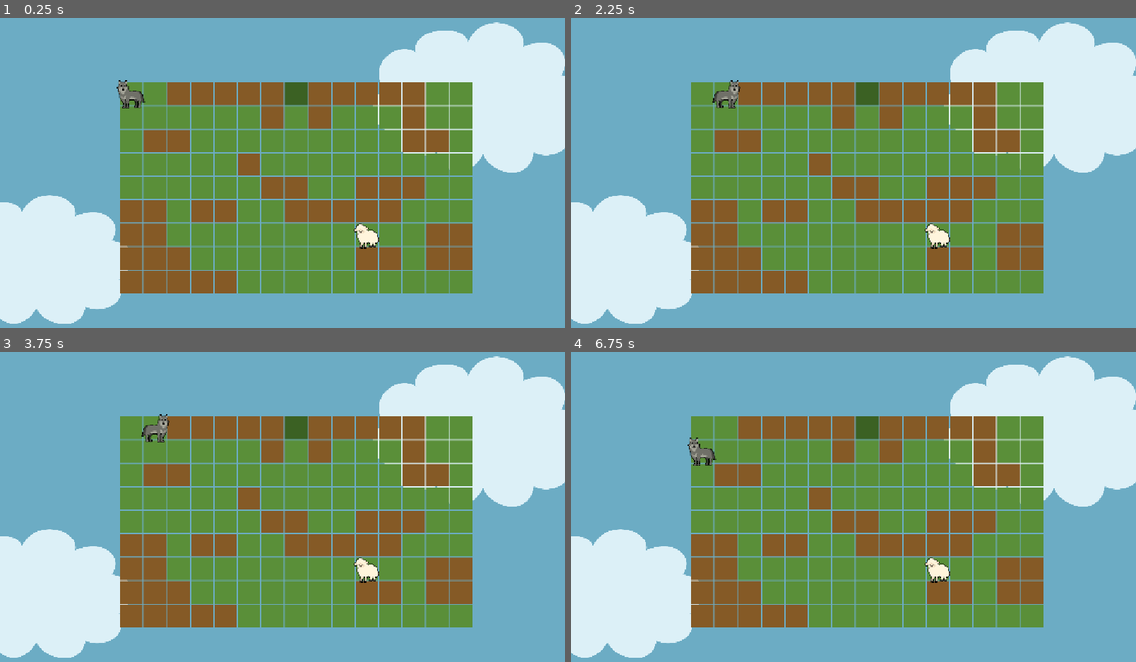
Above: before the commit, frames 1-4 (two rows, left to right).
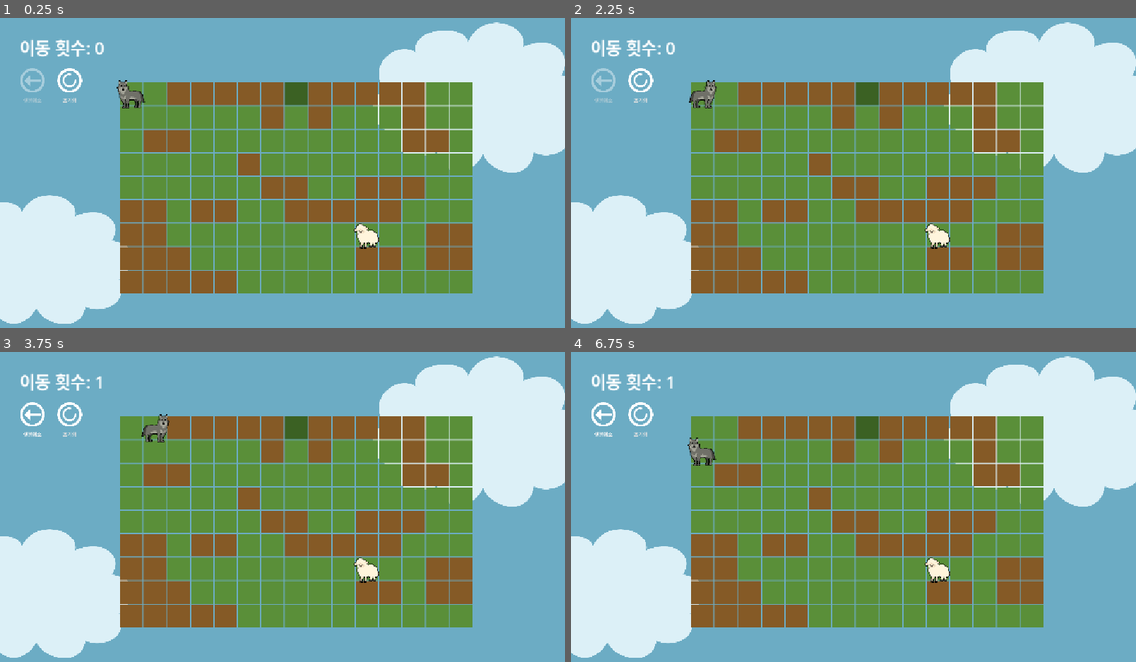
Above: after the commit, the same moments.

Repository: bnnajh7411-a11y/sokoban
Game: Godot game, scene res://scenes/Stage4.tscn
Same seed, same stepped clock (60 frames per second), same inputs: the game is played once before the commit and once after it. This scene is started directly instead of the project's main scene. Sound files missing from this copy of the repository are replaced by a short silence.
Inputs (mouse positions are in pixels of both pictures, inside the frame that each line leads up to):
- Up to frame 1 (0.25 s): no input
- Up to frame 2 (2.25 s): click (638, 86) at 0.5 s, where only the run after the commit has a clickable "초기화"; tap Enter at 1.25 s; hold Right (ui_right) 1.28-2 s; tap Z at 1.35 s; click (604, 86) at 2 s, where only the run after the commit has a clickable "실행취소"
- Up to frame 3 (3.75 s): tap Space at 2.75 s; hold Down (ui_down) 2.78-3.53 s; tap X at 2.85 s; tap Enter at 3.5 s; hold Right (ui_right) from 3.53 s (still down); tap Z at 3.6 s
- Up to frame 4 (6.75 s): tap Space at 4.25, 5.75 s; release Right (ui_right) at 4.28 s; hold Up (ui_up) 4.28-5.03 s; tap X at 4.35, 5.85 s; tap Enter at 5 s; hold Left (ui_left) 5.03-6.53 s; tap Z at 5.1, 6.6 s; hold Down (ui_down) from 6.53 s (still down)

The runs differ from the first frame. In frame 1, 0.7% of the frame differs, in the area x 3-19%, y 7-28%; in frame 2, 1.2%, in the area x 3-30%, y 7-30%; in frame 3, 0.7%; in frame 4, 0.7%.
Error before the commit: Invalid assignment of property or key 'visible' with value of type 'bool' on a base object of type 'null instance'. (res://gds/Main.gd:113)

Commit message:
STAGE4 ERROR

Diff:
--- a/scenes/Stage4.tscn
+++ b/scenes/Stage4.tscn
@@ -5,6 +5,7 @@
 [ext_resource type="Texture2D" uid="uid://mvxbpemqhddq" path="res://image/Cloud.png" id="2_o265l"]
 [ext_resource type="PackedScene" uid="uid://boiwx3wbv6oq8" path="res://actors/Player.tscn" id="3_be11i"]
 [ext_resource type="PackedScene" uid="uid://damggt3ffynxf" path="res://actors/Sheep.tscn" id="4_usr5q"]
+[ext_resource type="PackedScene" uid="uid://buv7dxqf55wu4" path="res://scenes/GameUI.tscn" id="6_ui"]
 [ext_resource type="AudioStream" uid="uid://d38mchrsl3i5s" path="res://audios/L01183-002+B+KR_KSL2022_A0031+가축_양_인천 논현고잔동_늘솔길양떼목장에서 나는 아기 양 울음 소리_48khz320kbps_Mono.mp3" id="5_vv8d3"]
 
 [node name="Stage" type="Node2D" unique_id=598128310]
@@ -30,6 +31,8 @@
 tile_map_data = PackedByteArray("AAABAAEAAAAAAAAAAAACAAEAAAAAAAAAAAADAAEAAAABAAAAAAAEAAEAAAABAAAAAAAFAAEAAAABAAAAAAAGAA …(2080 unchanged characters)…
 tile_set = ExtResource("2_jhra0")
 
+[node name="CanvasLayer" parent="." instance=ExtResource("6_ui")]
+
 [node name="Player" parent="." unique_id=1088558520 instance=ExtResource("3_be11i")]
 position = Vector2(231, 108)
 
